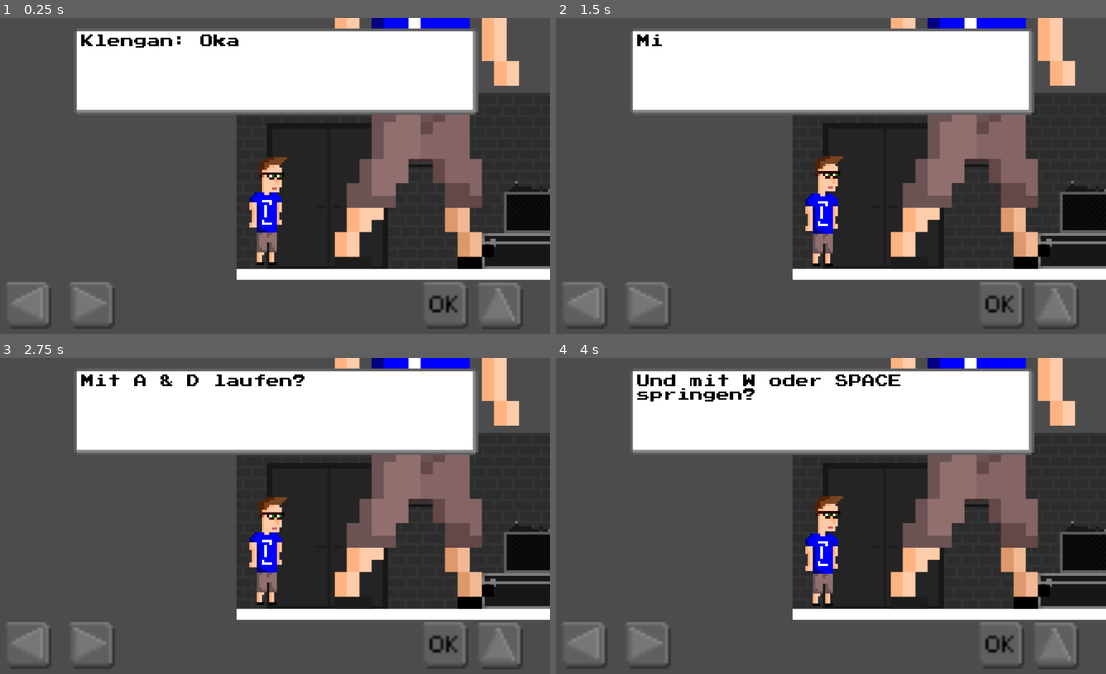
Above: before the commit, frames 1-4 (two rows, left to right).
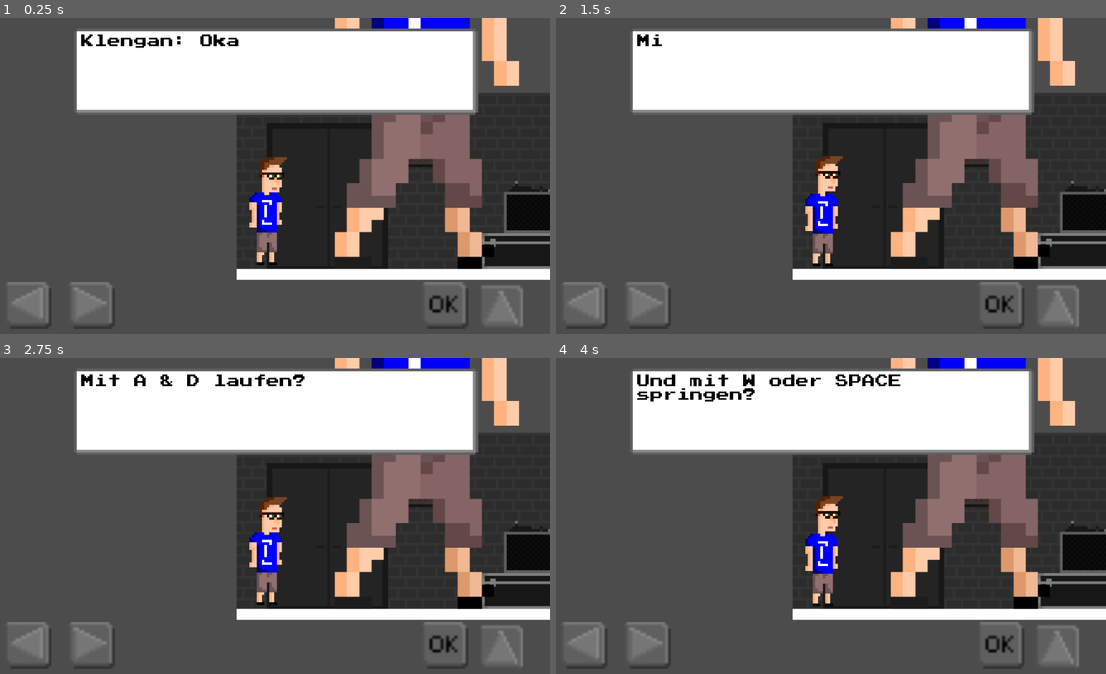
Above: after the commit, the same moments.

Repository: klenganthegame/KlenganTheGame
Game: Godot game, scene res://level/1/Level1.tscn
Two runs of this game, one before a commit and one after it. Both use one fixed random seed, a clock stepped at 60 frames per second and the inputs below.
Inputs:
- Up to frame 1 (0.25 s): no input
- Up to frame 2 (1.5 s): hold E (accept) 0.53-1.28 s; hold D (walk_right) from 0.53 s (still down); tap Space (jump) at 0.77 s; tap E (accept) at 1.35 s
- Up to frame 3 (2.75 s): tap Space (jump) at 1.52 s; release D (walk_right) at 2.03 s; hold A (walk_left) from 2.03 s (still down); hold E (accept) from 2.03 s (still down)
- Up to frame 4 (4 s): tap Enter at 2.75 s; release A (walk_left) at 2.78 s; release E (accept) at 2.78 s; hold D (walk_right) from 2.78 s (still down); tap E (accept) at 2.85 s; tap Space (jump) at 3.02, 3.77 s; hold E (accept) from 3.53 s (still down)

The runs differ from the first frame. In frame 1, 0.2% of the frame differs, in the area x 87-96%, y 83-99%; in frame 2, 0.2%; in frame 3, 0.2%; in frame 4, 0.2%.

Commit message:
project structure 1

Diff:
--- a/level/1/Level1.tscn
+++ b/level/1/Level1.tscn
@@ -1,12 +1,13 @@
 [gd_scene load_steps=17 format=2]
 
 [ext_resource path="res://level/1/Level1.gd" type="Script" id=1]
-[ext_resource path="res://Sprites/test/Backstage_example.png" type="Texture" id=2]
-[ext_resource path="res://Sprites/Klengan/Walk/6658c1c8d437455b869f1be0ff25527f-7.png" type="Texture" id=3]
-[ext_resource path="res://Sprites/test/light.png" type="Texture" id=4]
+[ext_resource path="res://sprites/test/Backstage_example.png" type="Texture" id=2]
+[ext_resource path="res://sprites/Klengan/Walk/6658c1c8d437455b869f1be0ff25527f-7.png" type="Texture" id=3]
+[ext_resource path="res://sprites/test/light.png" type="Texture" id=4]
 [ext_resource path="res://objects/level1/Klengan.tscn" type="PackedScene" id=5]
 [ext_resource path="res://objects/mechanics/Interactable.tscn" type="PackedScene" id=6]
 [ext_resource path="res://objects/test/KlenganKlon_test.tscn" type="PackedScene" id=7]
+
 
 [sub_resource type="RectangleShape2D" id=1]
 extents = Vector2( 52.3257, 5.04416 )
--- a/objects/level1/Klengan.tscn
+++ b/objects/level1/Klengan.tscn
@@ -1,25 +1,25 @@
-[gd_scene load_steps=24 format=2]
+[gd_scene load_steps=23 format=2]
 
 [ext_resource path="res://objects/level1/Klengan.gd" type="Script" id=1]
-[ext_resource path="res://Sprites/Klengan/idle/dc8e1c008cb14966e26f05868829106c-1.png" type="Texture" id=2]
-[ext_resource path="res://Sprites/Klengan/idle/dc8e1c008cb14966e26f05868829106c-0.png" type="Texture" id=3]
-[ext_resource path="res://Sprites/Klengan/Walk/6658c1c8d437455b869f1be0ff25527f-0.png" type="Texture" id=4]
-[ext_resource path="res://Sprites/Klengan/Walk/6658c1c8d437455b869f1be0ff25527f-1.png" type="Texture" id=5]
-[ext_resource path="res://Sprites/Klengan/Walk/6658c1c8d437455b869f1be0ff25527f-2.png" type="Texture" id=6]
-[ext_resource path="res://Sprites/Klengan/Walk/6658c1c8d437455b869f1be0ff25527f-3.png" type="Texture" id=7]
-[ext_resource path="res://Sprites/Klengan/Walk/6658c1c8d437455b869f1be0ff25527f-4.png" type="Texture" id=8]
-[ext_resource path="res://Sprites/Klengan/Walk/6658c1c8d437455b869f1be0ff25527f-5.png" type="Texture" id=9]
-[ext_resource path="res://Sprites/Klengan/Walk/6658c1c8d437455b869f1be0ff25527f-6.png" type="Texture" id=10]
-[ext_resource path="res://Sprites/Klengan/Walk/6658c1c8d437455b869f1be0ff25527f-7.png" type="Texture" id=11]
-[ext_resource path="res://sprites/mobilebuttons/original/JumpUnpressed.png" type="Texture" id=12]
-[ext_resource path="res://sprites/mobilebuttons/original/JumpPressed.png" type="Texture" id=13]
-[ext_resource path="res://sprites/mobilebuttons/original/EnterUnpressed.png" type="Texture" id=14]
-[ext_resource path="res://sprites/mobilebuttons/original/EnterPressed.png" type="Texture" id=15]
-[ext_resource path="res://sprites/mobilebuttons/original/RightUnpressed.png" type="Texture" id=16]
-[ext_resource path="res://sprites/mobilebuttons/original/RightPressed.png" type="Texture" id=17]
-[ext_resource path="res://sprites/mobilebuttons/original/LeftUnpressed.png" type="Texture" id=18]
-[ext_resource path="res://sprites/mobilebuttons/original/LeftPressed.png" type="Texture" id=19]
-[ext_resource path="res://objects/mechanics/DialogueBox.tscn" type="PackedScene" id=20]
+[ext_resource path="res://sprites/Klengan/idle/dc8e1c008cb14966e26f05868829106c-1.png" type="Texture" id=2]
+[ext_resource path="res://sprites/Klengan/idle/dc8e1c008cb14966e26f05868829106c-0.png" type="Texture" id=3]
+[ext_resource path="res://sprites/Klengan/Walk/6658c1c8d437455b869f1be0ff25527f-0.png" type="Texture" id=4]
+[ext_resource path="res://sprites/Klengan/Walk/6658c1c8d437455b869f1be0ff25527f-1.png" type="Texture" id=5]
+[ext_resource path="res://sprites/Klengan/Walk/6658c1c8d437455b869f1be0ff25527f-2.png" type="Texture" id=6]
+[ext_resource path="res://sprites/Klengan/Walk/6658c1c8d437455b869f1be0ff25527f-3.png" type="Texture" id=7]
+[ext_resource path="res://sprites/Klengan/Walk/6658c1c8d437455b869f1be0ff25527f-4.png" type="Texture" id=8]
+[ext_resource path="res://sprites/Klengan/Walk/6658c1c8d437455b869f1be0ff25527f-5.png" type="Texture" id=9]
+[ext_resource path="res://sprites/Klengan/Walk/6658c1c8d437455b869f1be0ff25527f-6.png" type="Texture" id=10]
+[ext_resource path="res://sprites/Klengan/Walk/6658c1c8d437455b869f1be0ff25527f-7.png" type="Texture" id=11]
+[ext_resource path="res://sprites/MobileButtons/original/JumpPressed.png" type="Texture" id=12]
+[ext_resource path="res://sprites/MobileButtons/original/EnterUnpressed.png" type="Texture" id=13]
+[ext_resource path="res://sprites/MobileButtons/original/EnterPressed.png" type="Texture" id=14]
+[ext_resource path="res://sprites/MobileButtons/original/RightUnpressed.png" type="Texture" id=15]
+[ext_resource path="res://sprites/MobileButtons/original/RightPressed.png" type="Texture" id=16]
+[ext_resource path="res://sprites/MobileButtons/original/LeftUnpressed.png" type="Texture" id=17]
+[ext_resource path="res://sprites/MobileButtons/original/LeftPressed.png" type="Texture" id=18]
+[ext_resource path="res://objects/mechanics/DialogueBox.tscn" type="PackedScene" id=19]
+
 
 [sub_resource type="SpriteFrames" id=1]
 animations = [ {
@@ -73,31 +73,31 @@
 position = Vector2( 890, 481.042 )
 scale = Vector2( 5, 5 )
 normal = ExtResource( 12 )
-pressed = ExtResource( 13 )
+pressed = ExtResource( 12 )
 action = "jump"
 
 [node name="Okay" type="TouchScreenButton" parent="CanvasLayer"]
 position = Vector2( 790.815, 480 )
 scale = Vector2( 5, 5 )
-normal = ExtResource( 14 )
-pressed = ExtResource( 15 )
+normal = ExtResource( 13 )
+pressed = ExtResource( 14 )
 action = "accept"
 
 [node name="Right" type="TouchScreenButton" parent="CanvasLayer"]
 position = Vector2( 150, 480 )
 scale = Vector2( 5, 5 )
-normal = ExtResource( 16 )
-pressed = ExtResource( 17 )
+normal = ExtResource( 15 )
+pressed = ExtResource( 16 )
 action = "walk_right"
 
 [node name="Left" type="TouchScreenButton" parent="CanvasLayer"]
 position = Vector2( 35, 480 )
 scale = Vector2( 5, 5 )
-normal = ExtResource( 18 )
-pressed = ExtResource( 19 )
+normal = ExtResource( 17 )
+pressed = ExtResource( 18 )
 action = "walk_left"
 
-[node name="DialogueBox" parent="CanvasLayer" instance=ExtResource( 20 )]
+[node name="DialogueBox" parent="CanvasLayer" instance=ExtResource( 19 )]
 visible = false
 wait_time = 0.01
 [connection signal="area_entered" from="Area2D" to="." method="_on_Area2D_area_entered"]
--- a/objects/mechanics/DialogueBox.tscn
+++ b/objects/mechanics/DialogueBox.tscn
@@ -1,8 +1,9 @@
 [gd_scene load_steps=5 format=2]
 
-[ext_resource path="res://Sprites/test/dialoguebox.png" type="Texture" id=1]
+[ext_resource path="res://sprites/test/dialoguebox.png" type="Texture" id=1]
 [ext_resource path="res://objects/mechanics/DialogueBox.gd" type="Script" id=2]
-[ext_resource path="res://Sprites/font/PressStart2P.ttf" type="DynamicFontData" id=3]
+[ext_resource path="res://sprites/font/PressStart2P.ttf" type="DynamicFontData" id=3]
+
 
 [sub_resource type="DynamicFont" id=1]
 size = 24
--- a/objects/mechanics/Interactable.tscn
+++ b/objects/mechanics/Interactable.tscn
@@ -1,7 +1,8 @@
 [gd_scene load_steps=5 format=2]
 
 [ext_resource path="res://objects/mechanics/Interactable.gd" type="Script" id=1]
-[ext_resource path="res://Sprites/test/exclamation_point.png" type="Texture" id=2]
+[ext_resource path="res://sprites/test/exclamation_point.png" type="Texture" id=2]
+
 
 [sub_resource type="RectangleShape2D" id=1]
 extents = Vector2( 62.0881, 31.0421 )
--- a/objects/test/KlenganKlon_test.tscn
+++ b/objects/test/KlenganKlon_test.tscn
@@ -1,7 +1,8 @@
 [gd_scene load_steps=3 format=2]
 
-[ext_resource path="res://Sprites/test/marki-clon9.png" type="Texture" id=1]
+[ext_resource path="res://sprites/test/marki-clon9.png" type="Texture" id=1]
 [ext_resource path="res://objects/mechanics/Interactable.tscn" type="PackedScene" id=2]
+
 
 [node name="KlenganKlon_test" type="Node2D"]
 
Not shown, removed: Sprites/Klengan/Walk/6658c1c8d437455b869f1be0ff25527f-0.png.import
Not shown, removed: Sprites/Klengan/Walk/6658c1c8d437455b869f1be0ff25527f-1.png.import
Not shown, removed: Sprites/Klengan/Walk/6658c1c8d437455b869f1be0ff25527f-2.png.import
Not shown, removed: Sprites/Klengan/Walk/6658c1c8d437455b869f1be0ff25527f-3.png.import
Not shown, removed: Sprites/Klengan/Walk/6658c1c8d437455b869f1be0ff25527f-4.png.import
Not shown, removed: Sprites/Klengan/Walk/6658c1c8d437455b869f1be0ff25527f-5.png.import
Not shown, removed: Sprites/Klengan/Walk/6658c1c8d437455b869f1be0ff25527f-6.png.import
Not shown, removed: Sprites/Klengan/Walk/6658c1c8d437455b869f1be0ff25527f-7.png.import
Not shown, removed: icon.png.import
Renamed: Sprites/Klengan/Walk/6658c1c8d437455b869f1be0ff25527f-0.png -> sprites/Klengan/Walk/6658c1c8d437455b869f1be0ff25527f-0.png
Renamed: Sprites/Klengan/Walk/6658c1c8d437455b869f1be0ff25527f-1.png -> sprites/Klengan/Walk/6658c1c8d437455b869f1be0ff25527f-1.png
Renamed: Sprites/Klengan/Walk/6658c1c8d437455b869f1be0ff25527f-2.png -> sprites/Klengan/Walk/6658c1c8d437455b869f1be0ff25527f-2.png
(and 33 more such lines)
